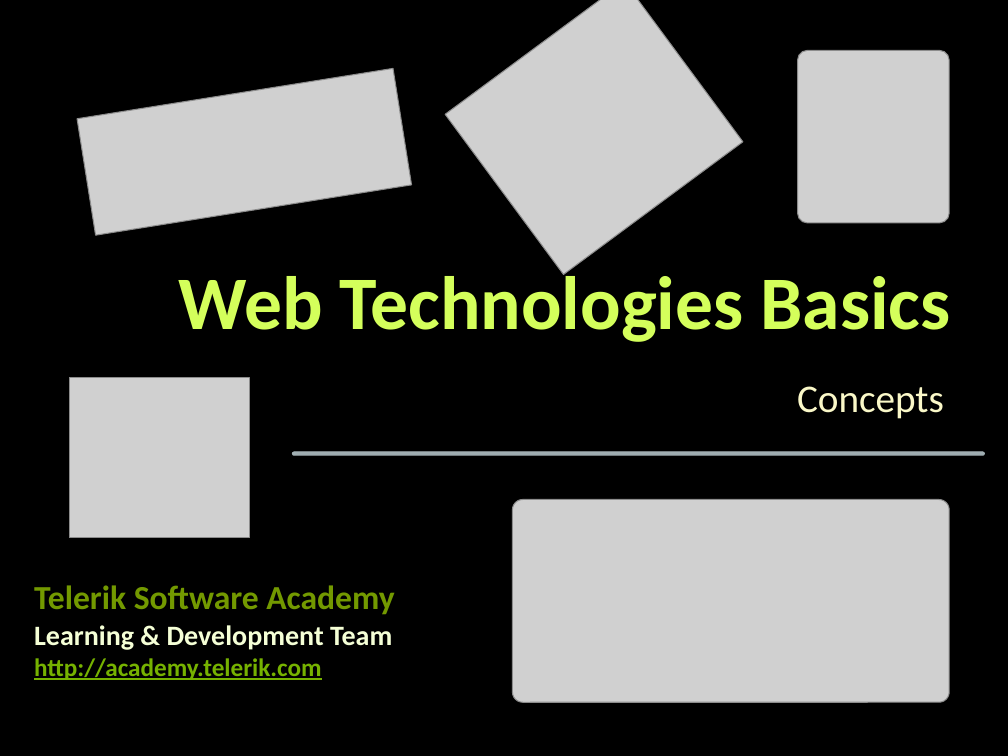
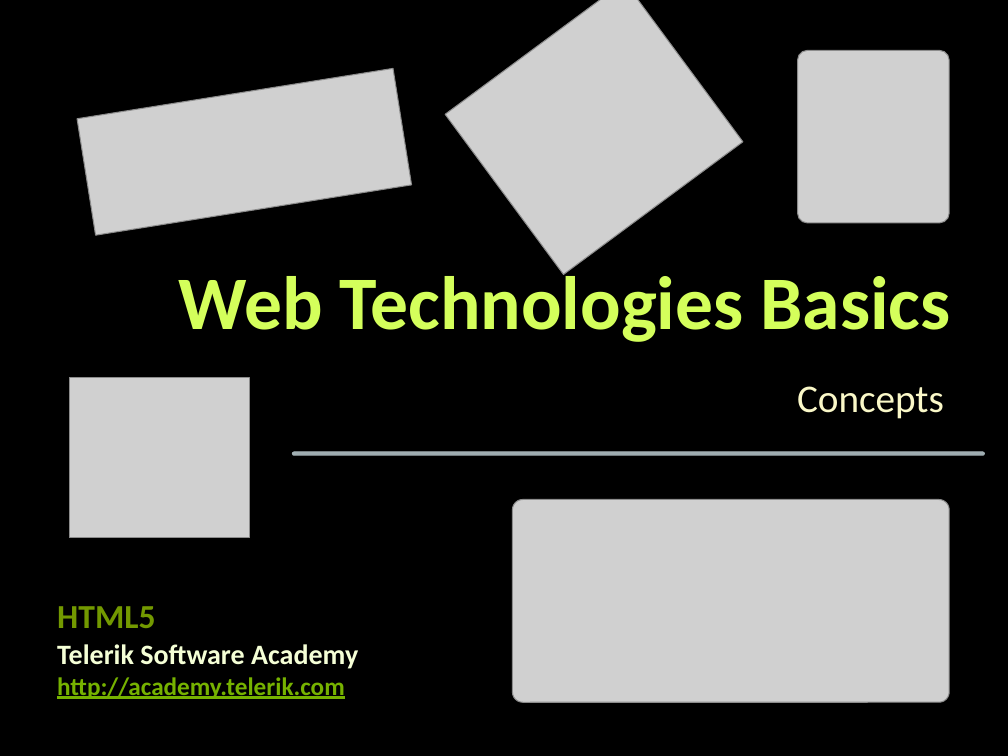
Before and after one commit to tddold/Telerik-Academy, a slide deck: slide 1 of Web Design &UI/1. HTML Basics/Presentations/Web-Technologies-Basics.pptx. Drawn at 1008x756 pixels with LibreOffice and Linux fonts; fonts in the diff are those of the drawing; grey boxes stand for pictures; background and template pictures are left out. Boxes give left, top, right and bottom in pixels: in the first picture for what was removed or moved away, otherwise in the second. Text is boxed around its words. In the diff, an @@ line names an element or a change of style, - is before the commit and + after.

```diff
--- a/Web Design &UI/1. HTML Basics/Presentations/Web-Technologies-Basics.pptx
+++ b/Web Design &UI/1. HTML Basics/Presentations/Web-Technologies-Basics.pptx
@@ text removed at (34, 625, 392, 650) @@
-Learning & Development Team
@@ text added at (57, 606, 155, 628), 24 pt, text #739900, bold @@
+HTML5
@@ text "Telerik Software Academy": place and size @@
-text "Telerik Software Academy" at (34, 585, 394, 615)
+text "Telerik Software Academy" at (57, 644, 358, 669)
@@ text "Telerik Software Academy" at (57, 644, 358, 669): size 24 to 20 pt, text colour #739900 to #F5FFD6; indent changed @@
@@ text "http://academy.telerik.com": place and size @@
-text "http://academy.telerik.com" at (34, 658, 322, 680)
+text "http://academy.telerik.com" at (57, 677, 345, 699)
```
Also in this commit, not shown: 11 other slides changed, 1 slide added, 10 other files.
